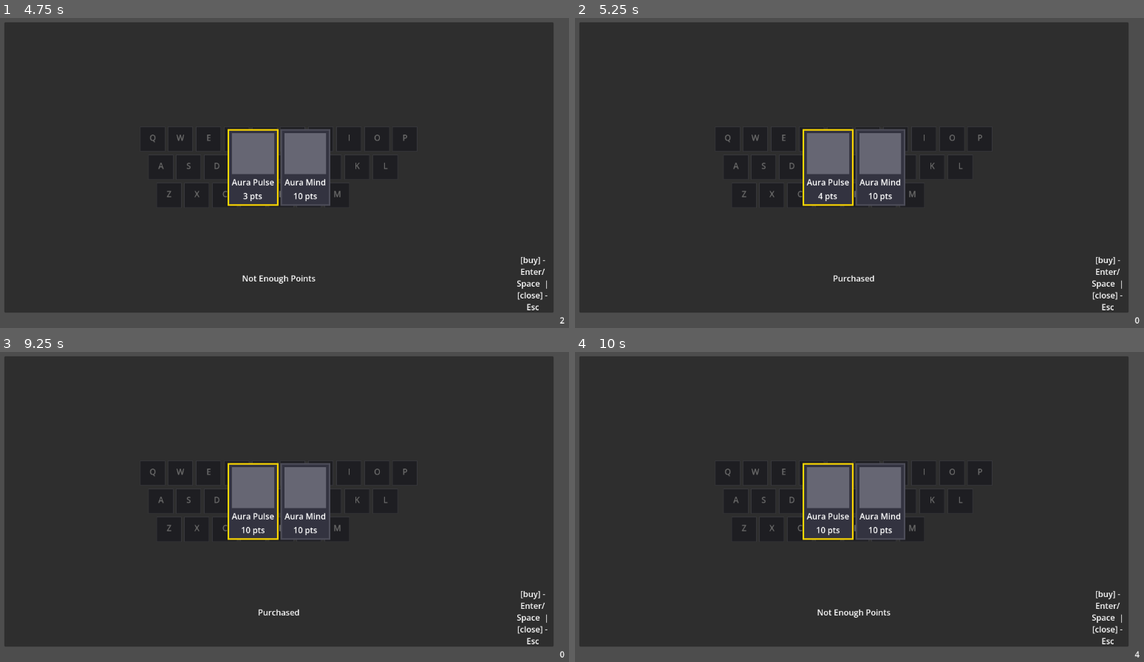
Above: before the commit, frames 1-4 (two rows, left to right).
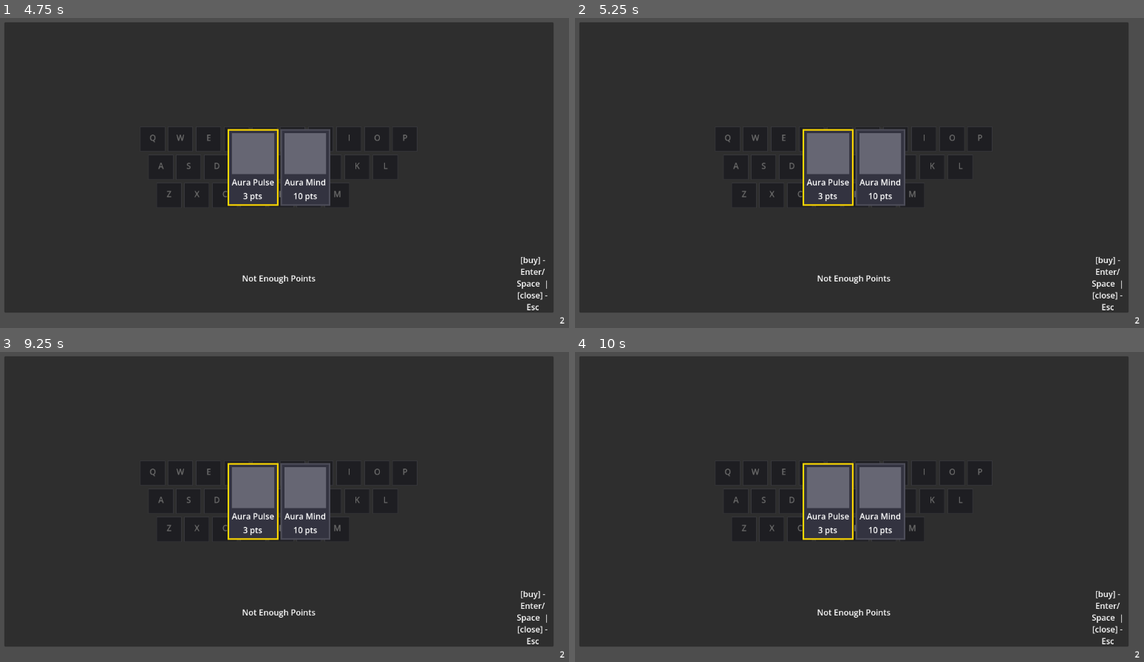
Above: after the commit, the same moments.

Repository: PeachDew/typing-idle-mmo
Game: Godot game, scene res://scenes/main.tscn
Two runs of this game, one before a commit and one after it. Both use one fixed random seed, a clock stepped at 60 frames per second and the inputs below.
Inputs:
- Up to frame 1 (4.75 s): tap Enter at 0.5, 3.6 s; hold Right 0.53-1.28 s; tap H at 0.6 s; tap Space at 0.77, 1.52, 3.02, 3.77, 4.52 s; hold Down 1.28-2.03 s; tap L at 1.35 s; hold Right 2.03-2.78 s; tap K at 2.1 s; hold Up 2.78-3.53 s; tap J at 2.85 s; hold Left from 3.53 s (still down); tap Escape at 4.15 s; tap Keypad Enter at 4.35 s
- Up to frame 2 (5.25 s): tap Space at 5 s; release Left at 5.03 s; hold Down from 5.03 s (still down); tap H at 5.1 s
- Up to frame 3 (9.25 s): tap Enter at 5.75, 7.25, 8.1 s; release Down at 5.78 s; hold Right 5.78-6.53 s; tap L at 5.85 s; tap Space at 6.02, 6.5, 6.77, 7.52, 8, 9.02 s; hold Up 6.53-7.28 s; tap K at 6.6 s; hold Right 7.28-8.03 s; tap J at 7.35 s; hold Down 8.03-8.78 s; hold Left from 8.78 s (still down); tap Keypad Enter at 8.85 s
- Up to frame 4 (10 s): release Left at 9.53 s; hold Up from 9.53 s (still down); tap H at 9.6 s; tap Space at 9.77 s

Frame 1 is identical in both runs. In frame 2, 0.2% of the frame differs, in the area x 42-100%, y 56-99%; in frame 3, 0.2%; in frame 4, less than 0.1%.

Commit message:
refactor: dynamic upgrade cards spawned from .tres definitions
- Remove hardcoded Option1/Option2 from pause_menu.tscn
- Add _rebuild_cards() — spawns one card per upgrade definition
- Fix _update_selection() — reuse existing StyleBoxFlat, mutate border_color only
- Adding new upgrades = drop a .tres file, no scene/code changes needed

Diff:
--- a/autoload/aura_manager.gd
+++ b/autoload/aura_manager.gd
@@ -15,5 +15,9 @@
 	idle_timer.start()
 
 func _on_idle_tick() -> void:
-	AuraManager.aura += UpgradeManager.get_level("basic_keypress_boost")
+	AuraManager.aura += UpgradeManager.get_level("basic_aura_per_tick_boost")
 	aura_changed.emit()
+
+func increment_aura(amt: int):
+	aura += amt
+	aura_changed.emit()
--- a/autoload/upgrade_manager.gd
+++ b/autoload/upgrade_manager.gd
@@ -32,6 +32,7 @@
 				if not res is UpgradeDefinition:
 					continue
 				var def: UpgradeDefinition = res
+				print(file_name)
 				upgrade_data[def.id] = def
 				upgrade_levels[def.id] = 0
 			file_name = dir.get_next()
--- a/scenes/main.gd
+++ b/scenes/main.gd
@@ -12,5 +12,4 @@
 	counter.text = str(AuraManager.aura)
 
 func _on_key_pressed(_label: String) -> void:
-	AuraManager.aura += 1 + UpgradeManager.get_level("basic_keypress_boost")
-	counter.text = str(AuraManager.aura)
+	AuraManager.increment_aura(1 + UpgradeManager.get_level("basic_keypress_boost"))
--- a/scenes/pause_menu.gd
+++ b/scenes/pause_menu.gd
@@ -41,8 +41,7 @@
 
 func _ready() -> void:
 	_update_anchors()
-	_update_placeholders()
-	_refresh_from_manager()
+	_rebuild_cards()
 	_update_selection()
 
 	UpgradeManager.purchase_completed.connect(on_upgrade_manager_purchase_complete)
@@ -106,8 +105,9 @@
 		return
 	var labels := _get_desc_labels()
 	var cost_labels := _get_cost_labels()
-	for i in UpgradeManager.get_all_ids().size():
-		var upgrade_id: String = UpgradeManager.get_all_ids()[i]
+	var upgrade_ids := UpgradeManager.get_all_ids()
+	for i in upgrade_ids.size():
+		var upgrade_id: String = upgrade_ids[i]
 		if i < labels.size():
 			labels[i].text = UpgradeManager.get_upgrade_name(upgrade_id)
 		if i < cost_labels.size():
@@ -145,14 +145,36 @@
 	return $HBoxContainer.get_child_count()
 
 
-func _update_selection() -> void:
-	if not is_inside_tree():
-		return
-	var options := $HBoxContainer.get_children()
-	for i in options.size():
-		var opt := options[i] as PanelContainer
-		if not opt:
-			continue
+func _rebuild_cards() -> void:
+	if not is_inside_tree():
+		return
+	for child in $HBoxContainer.get_children():
+		$HBoxContainer.remove_child(child)
+		child.free()
+	var upgrade_ids := UpgradeManager.get_all_ids()
+	for i in upgrade_ids.size():
+		var upgrade_id: String = upgrade_ids[i]
+		var card := PanelContainer.new()
+		card.name = "Card" + str(i)
+		var vbox := VBoxContainer.new()
+		vbox.name = "VBox"
+		vbox.alignment = BoxContainer.ALIGNMENT_CENTER
+		var icon := ColorRect.new()
+		icon.name = "Icon"
+		icon.custom_minimum_size = placeholder_size
+		icon.color = Color(0.4, 0.4, 0.45, 1)
+		var desc := Label.new()
+		desc.name = "Description"
+		desc.text = UpgradeManager.get_upgrade_name(upgrade_id)
+		desc.horizontal_alignment = HORIZONTAL_ALIGNMENT_CENTER
+		var cost := Label.new()
+		cost.name = "Cost"
+		cost.text = str(UpgradeManager.get_cost(upgrade_id)) + " pts"
+		cost.horizontal_alignment = HORIZONTAL_ALIGNMENT_CENTER
+		vbox.add_child(icon)
+		vbox.add_child(desc)
+		vbox.add_child(cost)
+		card.add_child(vbox)
 		var style := StyleBoxFlat.new()
 		style.content_margin_left = 8.0
 		style.content_margin_top = 8.0
@@ -163,8 +185,21 @@
 		style.border_width_top = 3
 		style.border_width_right = 3
 		style.border_width_bottom = 3
-		style.border_color = selected_color if i == selected_index else unselected_color
-		opt.add_theme_stylebox_override("panel", style)
+		style.border_color = unselected_color
+		card.add_theme_stylebox_override("panel", style)
+		$HBoxContainer.add_child(card)
+
+func _update_selection() -> void:
+	if not is_inside_tree():
+		return
+	var options := $HBoxContainer.get_children()
+	for i in options.size():
+		var opt := options[i] as PanelContainer
+		if not opt:
+			continue
+		var style := opt.get_theme_stylebox("panel") as StyleBoxFlat
+		if style:
+			style.border_color = selected_color if i == selected_index else unselected_color
 
 
 func _get_icons() -> Array[ColorRect]:
--- a/scenes/pause_menu.tscn
+++ b/scenes/pause_menu.tscn
@@ -2,29 +2,6 @@
 
 [ext_resource type="Script" uid="uid://ci3jm21dwceqs" path="res://scenes/pause_menu.gd" id="1"]
 
-[sub_resource type="StyleBoxFlat" id="StyleBoxFlat_n87rw"]
-content_margin_left = 8.0
-content_margin_top = 8.0
-content_margin_right = 8.0
-content_margin_bottom = 8.0
-bg_color = Color(0.2, 0.2, 0.25, 1)
-border_width_left = 3
-border_width_top = 3
-border_width_right = 3
-border_width_bottom = 3
-border_color = Color(1, 0.85, 0, 1)
-
-[sub_resource type="StyleBoxFlat" id="StyleBoxFlat_myx47"]
-content_margin_left = 8.0
-content_margin_top = 8.0
-content_margin_right = 8.0
-content_margin_bottom = 8.0
-bg_color = Color(0.2, 0.2, 0.25, 1)
-border_width_left = 3
-border_width_top = 3
-border_width_right = 3
-border_width_bottom = 3
-border_color = Color(0.3, 0.3, 0.35, 1)
 
 [node name="PauseMenu" type="Panel" unique_id=750960716]
 anchors_preset = 15
@@ -37,7 +14,6 @@
 grow_horizontal = 2
 grow_vertical = 2
 script = ExtResource("1")
-descriptions = PackedStringArray("Upgrade A", "Upgrade B")
 
 [node name="HBoxContainer" type="HBoxContainer" parent="." unique_id=1369471195]
 layout_mode = 1
@@ -50,51 +26,6 @@
 grow_vertical = 2
 alignment = 1
 
-[node name="Option1" type="PanelContainer" parent="HBoxContainer" unique_id=556012187]
-layout_mode = 2
-theme_override_styles/panel = SubResource("StyleBoxFlat_n87rw")
-
-[node name="VBox" type="VBoxContainer" parent="HBoxContainer/Option1" unique_id=454799514]
-layout_mode = 2
-alignment = 1
-
-[node name="Icon" type="ColorRect" parent="HBoxContainer/Option1/VBox" unique_id=17824217]
-custom_minimum_size = Vector2(80, 80)
-layout_mode = 2
-color = Color(0.4, 0.4, 0.45, 1)
-
-[node name="Description" type="Label" parent="HBoxContainer/Option1/VBox" unique_id=1173784784]
-layout_mode = 2
-text = "Upgrade A"
-horizontal_alignment = 1
-
-[node name="Cost" type="Label" parent="HBoxContainer/Option1/VBox" unique_id=345534429]
-layout_mode = 2
-text = "5 pts"
-horizontal_alignment = 1
-
-[node name="Option2" type="PanelContainer" parent="HBoxContainer" unique_id=886493302]
-layout_mode = 2
-theme_override_styles/panel = SubResource("StyleBoxFlat_myx47")
-
-[node name="VBox" type="VBoxContainer" parent="HBoxContainer/Option2" unique_id=1341517634]
-layout_mode = 2
-alignment = 1
-
-[node name="Icon" type="ColorRect" parent="HBoxContainer/Option2/VBox" unique_id=349412498]
-custom_minimum_size = Vector2(80, 80)
-layout_mode = 2
-color = Color(0.4, 0.4, 0.45, 1)
-
-[node name="Description" type="Label" parent="HBoxContainer/Option2/VBox" unique_id=1470905973]
-layout_mode = 2
-text = "Upgrade B"
-horizontal_alignment = 1
-
-[node name="Cost" type="Label" parent="HBoxContainer/Option2/VBox" unique_id=1644200241]
-layout_mode = 2
-text = "10 pts"
-horizontal_alignment = 1
 
 [node name="FeedbackLabel" type="Label" parent="." unique_id=2015157857]
 layout_mode = 1
Renamed: resources/basic_keypress_boost.tres -> resources/01_basic_keypress_boost.tres
Renamed: resources/basic_aura_per_tick_boost.tres -> resources/02_basic_aura_per_tick_boost.tres
